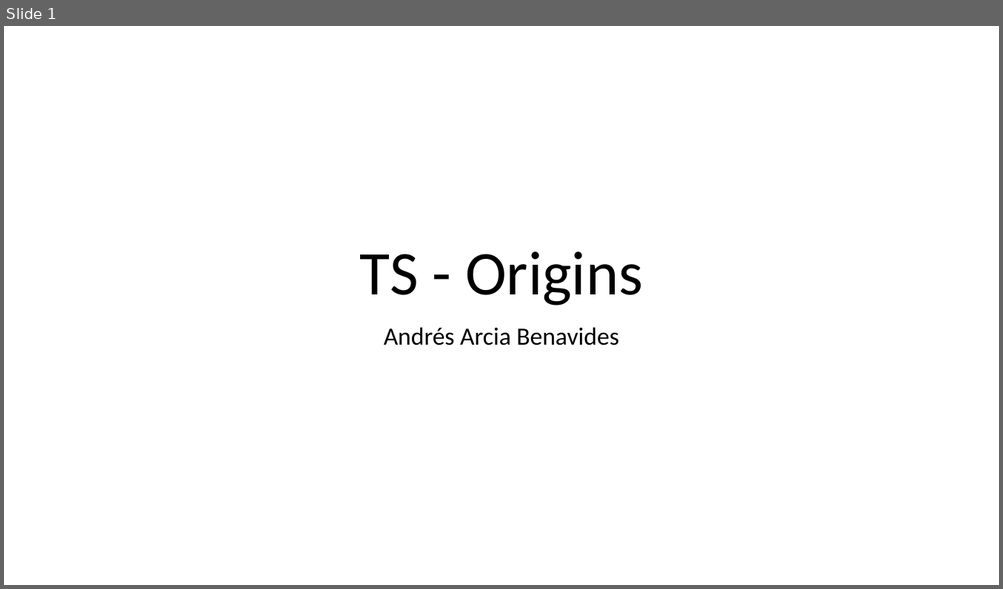
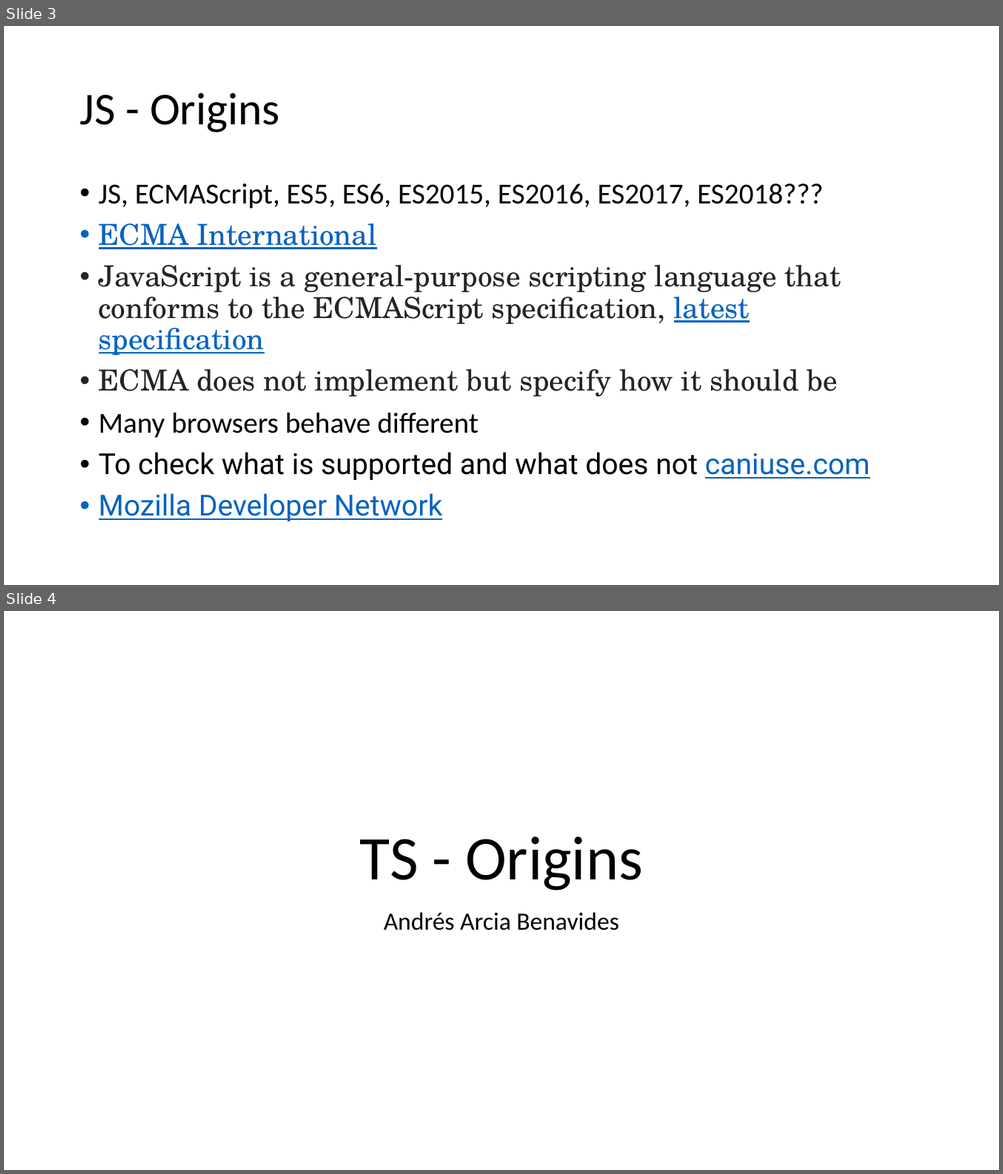
Before and after one commit to aarciab/typescript, a slide deck: 1_introduction/1_Origins.pptx. Shown one above the other, each under a label of ours: slide 1 before the commit, slides 3 and 4 after it. The pictures are 1003x589 and 1003x1174 pixels, drawn with LibreOffice and Linux fonts; fonts in the diff are those of the drawing. Boxes give left, top, right and bottom in pixels: in the first picture for what was removed or moved away, otherwise in the second. Text is boxed around its words. In the diff, an @@ line names an element or a change of style, - is before the commit and + after.

```diff
--- a/1_introduction/1_Origins.pptx
+++ b/1_introduction/1_Origins.pptx
@@ slide 3 added at <box>4,26,999,585</box>, background #FFFFFF @@
@@ title added at <box>79,93,280,133</box>, 44 pt, text #000000 @@
+JS - Origins
@@ text added at <box>99,184,870,522</box>, 28 pt, text #242424 @@
+• JS, ECMAScript, ES5, ES6, ES2015, ES2016, ES2017, ES2018???
+• ECMA International
+• JavaScript is a general-purpose scripting language that conforms to the ECMAScript specification, latest specification
+• ECMA does not implement but specify how it should be
+• Many browsers behave different
+• To check what is supported and what does not caniuse.com
+• Mozilla Developer Network
@@ what was slide 1 is now slide 4 @@
```
Also in this commit, not shown: 2 slides changed, 1 other slide added, 12 other files.
